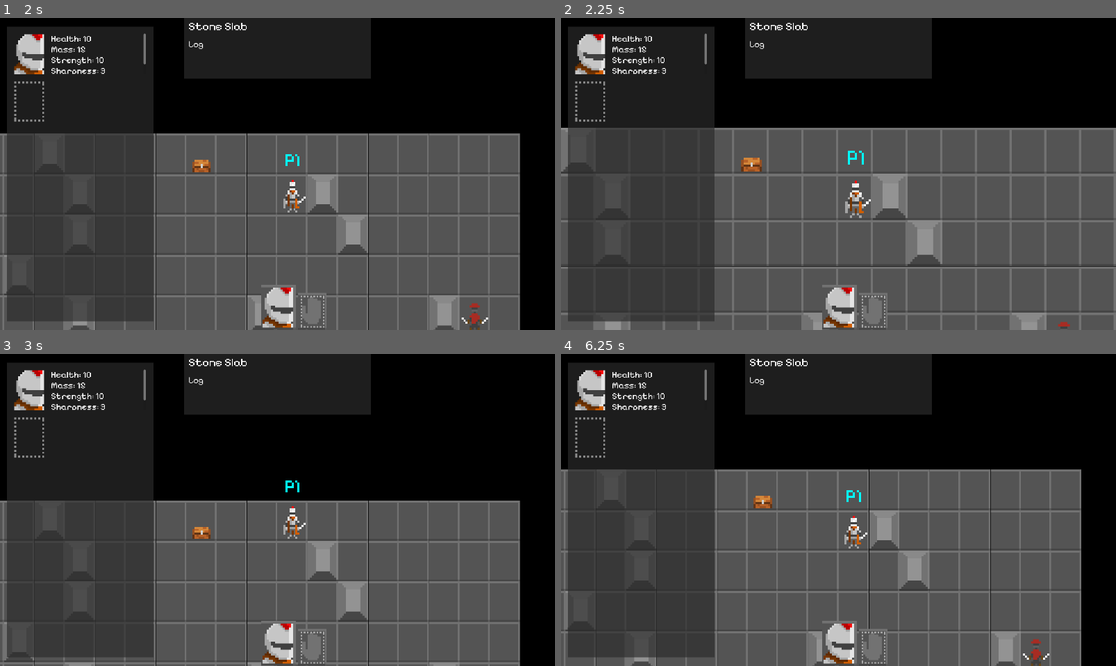
Above: before the commit, frames 1-4 (two rows, left to right).
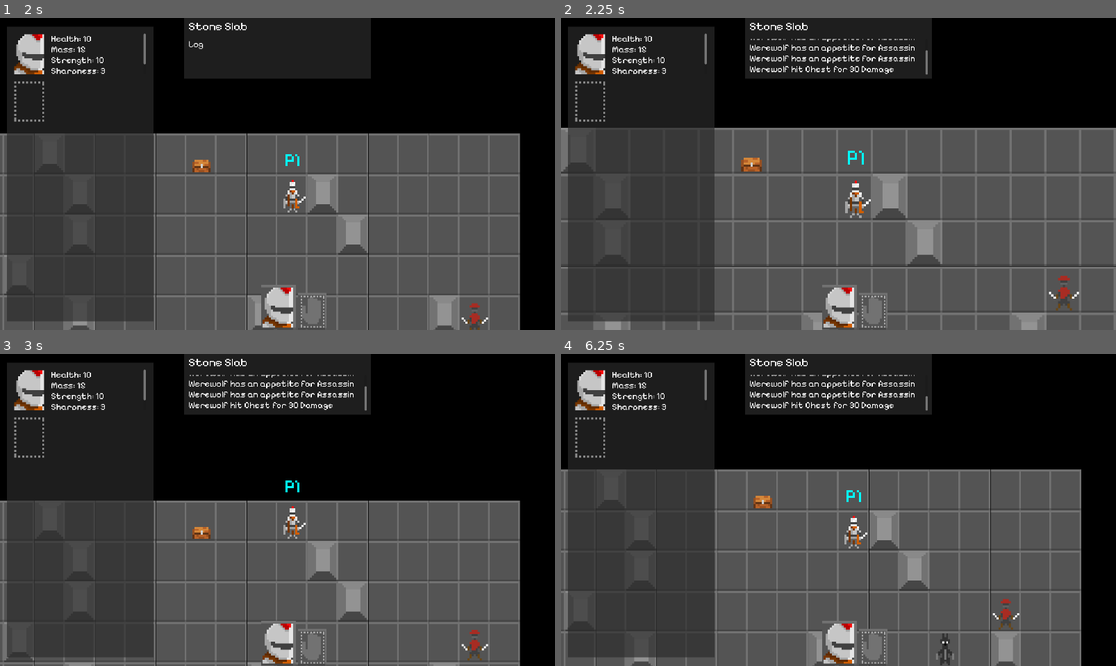
Above: after the commit, the same moments.

Repository: joshandersn/firecrest
Game: Godot game, scene res://main.tscn
The game is run twice, just before and just after one commit, with the same random seed, the same clock (stepped at 60 frames per second) and the same inputs.
Inputs (mouse positions are in pixels of both pictures, inside the frame that each line leads up to):
- Up to frame 1 (2 s): tap Enter (ui_accept) at 0.5, 0.77, 1.52 s; move the mouse to (294, 192) at 0.52 s; hold D (move_right) 0.53-1.28 s; tap = (zoom_in) at 0.6 s; move the mouse to (16, 195) at 1.27 s; hold S (move_down) from 1.28 s (still down); tap - (zoom_out) at 1.35 s
- Up to frame 2 (2.25 s): move the mouse to (583, 155) at 2.02 s; release S (move_down) at 2.03 s; hold D (move_right) from 2.03 s (still down); tap = (zoom_in) at 2.1 s
- Up to frame 3 (3 s): tap Enter (ui_accept) at 2.75 s; move the mouse to (55, 488) at 2.77 s; release D (move_right) at 2.78 s; hold W (move_up) from 2.78 s (still down); tap - (zoom_out) at 2.85 s
- Up to frame 4 (6.25 s): tap Enter (ui_accept) at 3.02, 3.77, 4.52, 5, 6.02 s; move the mouse to (672, 528) at 3.52 s; release W (move_up) at 3.53 s; hold A (move_left) 3.53-5.03 s; tap = (zoom_in) at 3.6, 5.1 s; move the mouse to (716, 531) at 4.27 s; tap - (zoom_out) at 4.35, 5.85 s; move the mouse to (583, 528) at 5.02 s; hold S (move_down) 5.03-5.78 s; move the mouse to (755, 488) at 5.77 s; hold D (move_right) from 5.78 s (still down)

Frame 1 is identical in both runs. In frame 2, 0.9% of the frame differs, in the area x 34-94%, y 6-99%; in frame 3, 0.8%; in frame 4, 1.1%, in the area x 34-88%, y 6-100%.

Commit message:
Adds sense factor to entities

Diff:
--- a/Entities/Assassin.tres
+++ b/Entities/Assassin.tres
@@ -17,7 +17,7 @@
 inititive = 2
 mass = 4
 sharpness = 5
-protein = 20
+protein = 12
 savagery = 2
 sense = 2
 storage = Array[ExtResource("1_r0ggn")]([])
--- a/Entities/Slime.tres
+++ b/Entities/Slime.tres
@@ -19,5 +19,5 @@
 sharpness = 0
 protein = 5
 savagery = 1
-sense = 0
+sense = 1
 storage = Array[ExtResource("1_lm5h6")]([])
--- a/Objects/entity.gd
+++ b/Objects/entity.gd
@@ -51,14 +51,16 @@
 	if !is_player and entity.inititive > 0 and entity.health > 0:
 		if entity.savagery > 1:
 			# TODO: The enity will find a target and hunt it down
-			var targets = sensory.get_bodies()
+			var targets = sensory.use()
 			var desired_target
 			for target in targets:
 				if target.entity.protein < entity.mass:
 					desired_target = target
 			if desired_target and desired_target.entity.health > 0:
 				move_toward_direction(desired_target)
-				print(entity.tag, " sees ", desired_target.entity.tag)
+				Game.game_log.emit(str(entity.tag, " has an appetite for ", desired_target.entity.tag))
+			else:
+				move_randomly()
 
 func _input(_event: InputEvent) -> void:
 	if is_player and entity.health > 0:
--- a/Objects/entity.tscn
+++ b/Objects/entity.tscn
@@ -8,8 +8,7 @@
 [sub_resource type="RectangleShape2D" id="RectangleShape2D_rhqge"]
 size = Vector2(14, 19)
 
-[sub_resource type="RectangleShape2D" id="RectangleShape2D_bv6kq"]
-size = Vector2(40, 60)
+[sub_resource type="RectangleShape2D" id="RectangleShape2D_no7i7"]
 
 [node name="Entity" type="Area2D" groups=["entity"]]
 z_index = 1
@@ -59,17 +58,17 @@
 [node name="Sensory" type="Node" parent="."]
 script = ExtResource("4_1eewo")
 
-[node name="Area2D" type="Area2D" parent="."]
+[node name="Sense" type="Area2D" parent="."]
 collision_layer = 0
 priority = 1
 
-[node name="CollisionShape2D" type="CollisionShape2D" parent="Area2D"]
+[node name="Hitbox" type="CollisionShape2D" parent="Sense"]
 position = Vector2(8, 10)
-shape = SubResource("RectangleShape2D_bv6kq")
-debug_color = Color(0.4, 0.607843, 0.160784, 0.129412)
+shape = SubResource("RectangleShape2D_no7i7")
+debug_color = Color(0.992962, 0, 0.274415, 0.0431373)
 
 [connection signal="mouse_entered" from="." to="." method="_on_mouse_entered"]
-[connection signal="area_entered" from="Area2D" to="Sensory" method="_on_area_2d_area_entered"]
-[connection signal="area_exited" from="Area2D" to="Sensory" method="_on_area_2d_area_exited"]
-[connection signal="body_entered" from="Area2D" to="Sensory" method="_on_area_2d_body_entered"]
-[connection signal="body_exited" from="Area2D" to="Sensory" method="_on_area_2d_body_exited"]
+[connection signal="area_entered" from="Sense" to="Sensory" method="_on_area_2d_area_entered"]
+[connection signal="area_exited" from="Sense" to="Sensory" method="_on_area_2d_area_exited"]
+[connection signal="body_entered" from="Sense" to="Sensory" method="_on_area_2d_body_entered"]
+[connection signal="body_exited" from="Sense" to="Sensory" method="_on_area_2d_body_exited"]
--- a/Objects/sensory.gd
+++ b/Objects/sensory.gd
@@ -2,14 +2,18 @@
 
 @onready var parent = get_parent()
 
-var sensory_instances: Array[Area2D]
-var offset = Vector2(8,10)
 var detected_bodies: Array[Node2D]
+@onready var sense_box = $"../Sense/Hitbox"
 
-func use() -> void:
-	pass
+func update() -> void:
+	sense_box.shape = RectangleShape2D.new()
+	sense_box.shape.size = Game.tile_res * parent.entity.sense
 
-func get_bodies():
+func _ready() -> void:
+	update()
+
+func use():
+	update()
 	return detected_bodies
 
 func clear_sensory() -> void:
